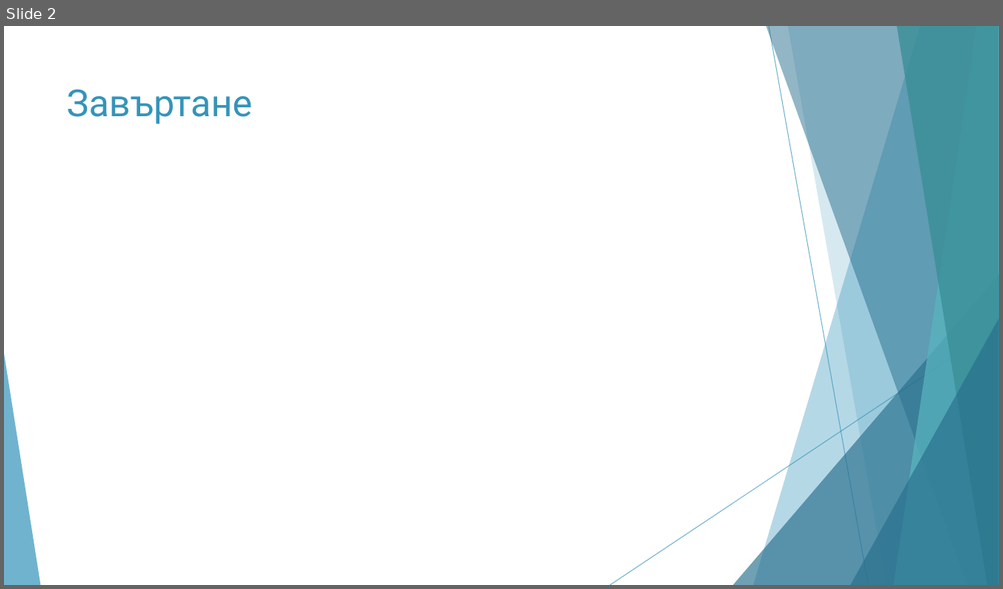
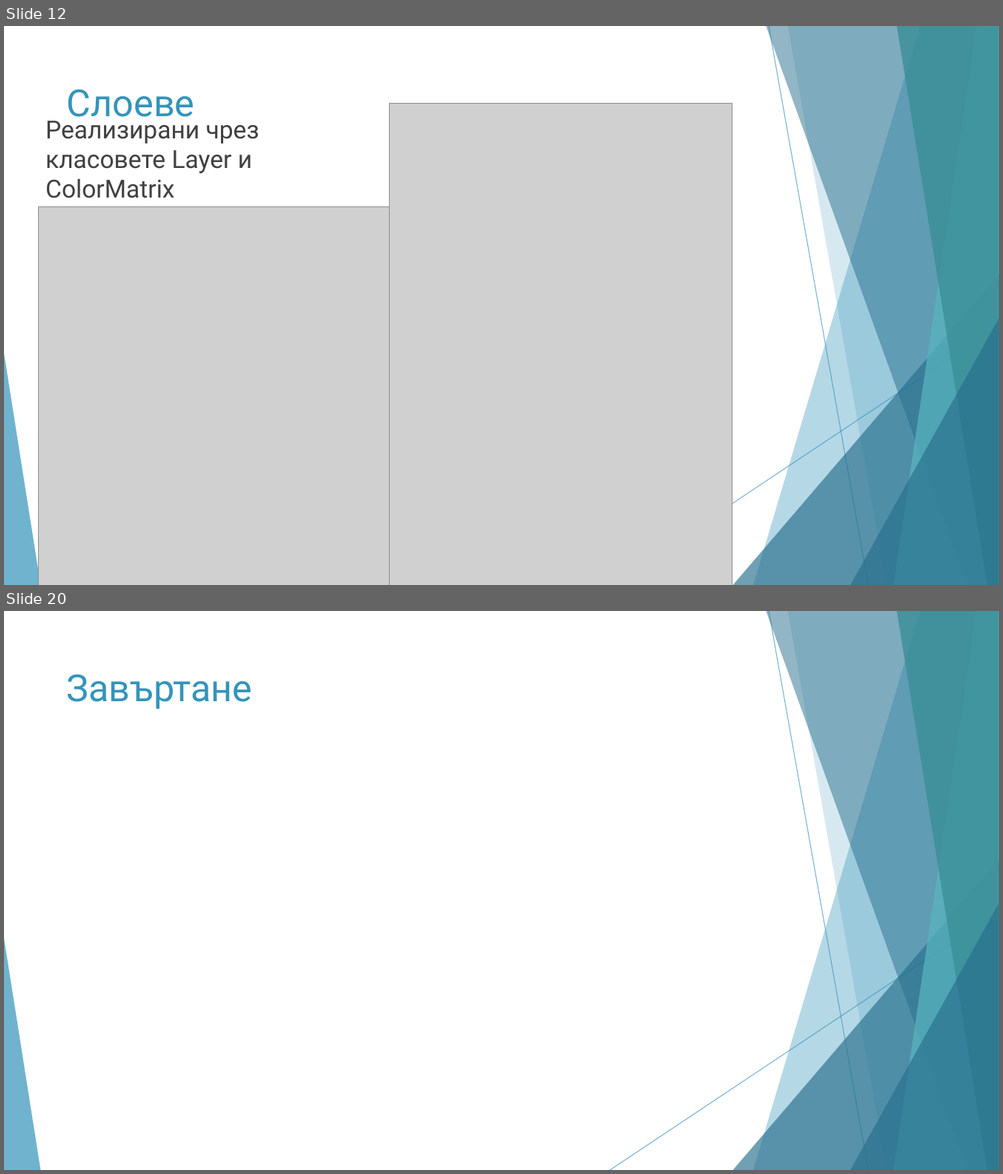
Before and after one commit to todorzhelev/STS, a slide deck: presentation/PresentationFinal.pptx. Shown one above the other, each under a label of ours: slide 2 before the commit, slides 12 and 20 after it; the slides between them are not shown. The pictures are 1003x589 and 1003x1174 pixels, drawn with LibreOffice and Linux fonts; fonts in the diff are those of the drawing; grey boxes stand for pictures. Boxes give left, top, right and bottom in pixels: in the first picture for what was removed or moved away, otherwise in the second. Text is boxed around its words. In the diff, an @@ line names an element or a change of style, - is before the commit and + after.

```diff
--- a/presentation/PresentationFinal.pptx
+++ b/presentation/PresentationFinal.pptx
@@ slide 12 added at <box>4,26,999,585</box>, background #FFFFFF; not listed: 10 template elements that a slide beside it also shows @@
@@ title added at <box>67,89,195,117</box>, 36 pt, text #3494BA @@
+Слоеве
@@ picture added at <box>389,103,732,585</box> @@
@@ text added at <box>45,116,259,198</box>, 24 pt, text #404040 @@
+Реализирани чрез класовете Layer и ColorMatrix
@@ picture added at <box>38,207,390,585</box> @@
@@ what was slide 2 is now slide 20 @@
```
Also in this commit, not shown: 1 slide changed, 18 other slides added.
